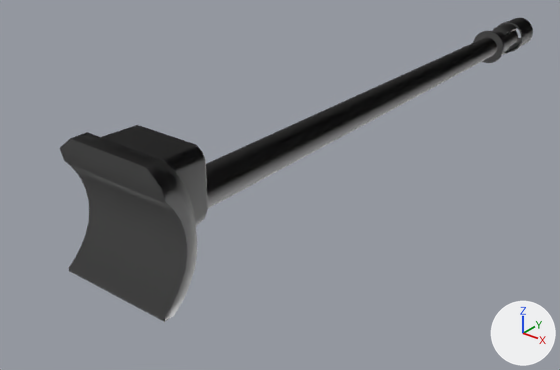
The glTF model vehicles/russian/R177_ISU_152K_BL10_02/Gun_01.glb: old version first, new version second.
Camera for both pictures: a 50 mm camera at (3.11, -2.1, 2.13) aimed at (-0.35, 2.23, -0.55). The lights are fixed; the arrows at lower right show +X, +Y and +Z. The picture after the commit comes second. Vertices at exactly the same position are counted once.

The first picture shows 'gun_0Shape1'.
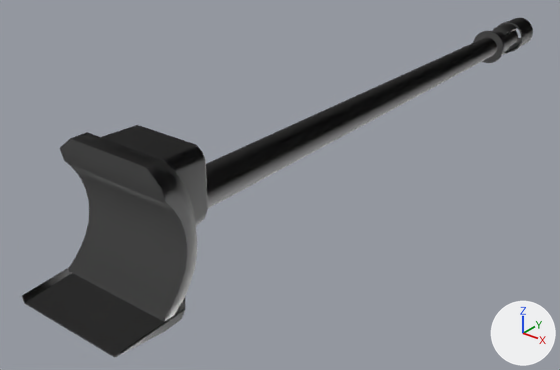
Where the change shows, as pixel boxes (x1, y1, x2, y2) in the pictures (560 x 370 px):
```json
{"object": "gun_0Shape1", "change": "reshaped", "before": [60, 18, 533, 322], "after": [22, 18, 533, 358], "on screen": "8% wider, 12% taller"}
{"part": 1, "of": "me_gun_0shape1", "change": "added", "after": [22, 268, 185, 358]}
```

Edits to the scene script, one JSON object a line:
```json
{"block": "me_gun_0shape1", "where": "# used by ob_gun_0shape1; location = (0.0, 0.0, 0.0)"}
{"op": "remove", "block": "me_gun_0shape1", "code": "me_gun_0shape1.from_pydata(...)  # 1018 vertices, 1800 faces; spans x -0.39..0.44, y 0.24..5.86, z -0.39..0.48"}
{"op": "add", "block": "me_gun_0shape1", "code": "me_gun_0shape1.from_pydata(...)  # 1078 vertices, 1916 faces; spans x -0.42..0.46, y -0.1..5.86, z -0.44..0.48"}
{"block": "me_gun_0shape1", "change": "me_gun_0shape1 part 1: a new loose piece of 60 vertices spanning x -0.42..0.46, y -0.1..0.49, z -0.44..-0.38"}
```
